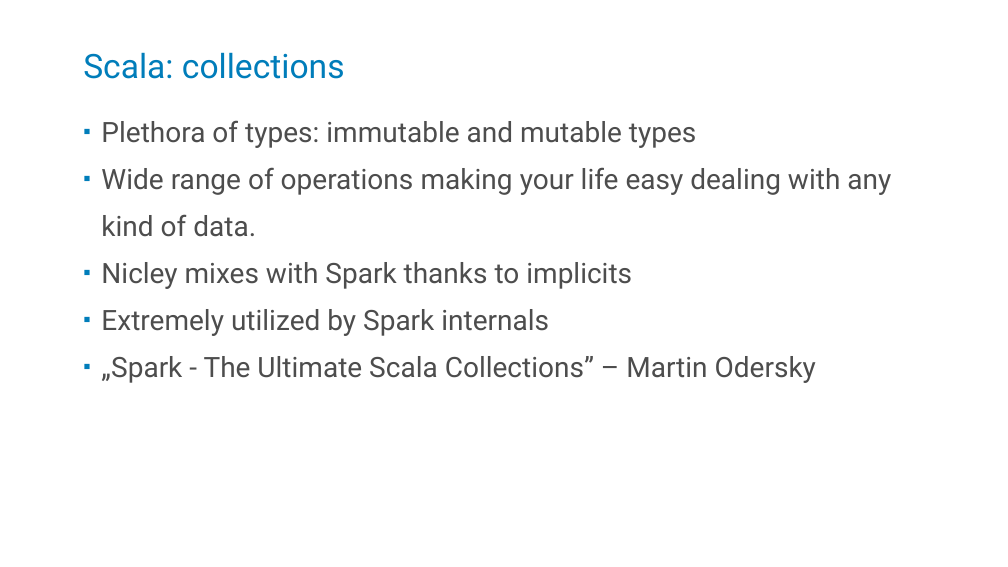
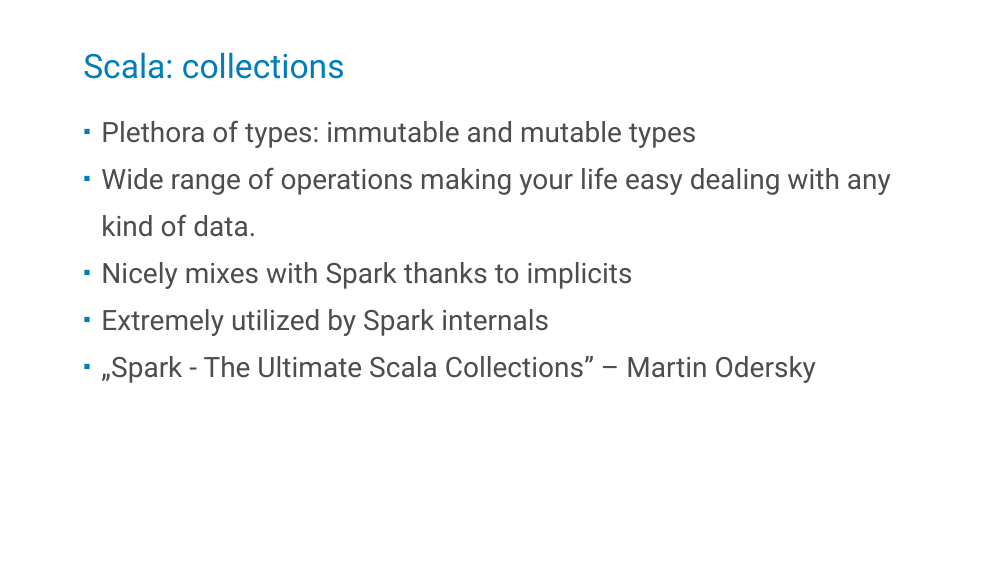
Before and after one commit to kstanaszek/SparkAndScalaInTandem, a slide deck: slide 20 of src/main/resources/slides.pptx (slide 18 before the commit). Drawn at 1008x567 pixels with LibreOffice and Linux fonts; fonts in the diff are those of the drawing. Boxes give left, top, right and bottom in pixels: in the first picture for what was removed or moved away, otherwise in the second. Text is boxed around its words. In the diff, an @@ line names an element or a change of style, - is before the commit and + after.

```diff
--- a/src/main/resources/slides.pptx
+++ b/src/main/resources/slides.pptx
@@ text at <box>101,262,633,289</box>: text changed @@
-▪ Nicley mixes with Spark thanks to implicits
+▪ Nicely mixes with Spark thanks to implicits
```
Also in this commit, not shown: 14 other slides changed, 2 slides added, 3 slides removed.
